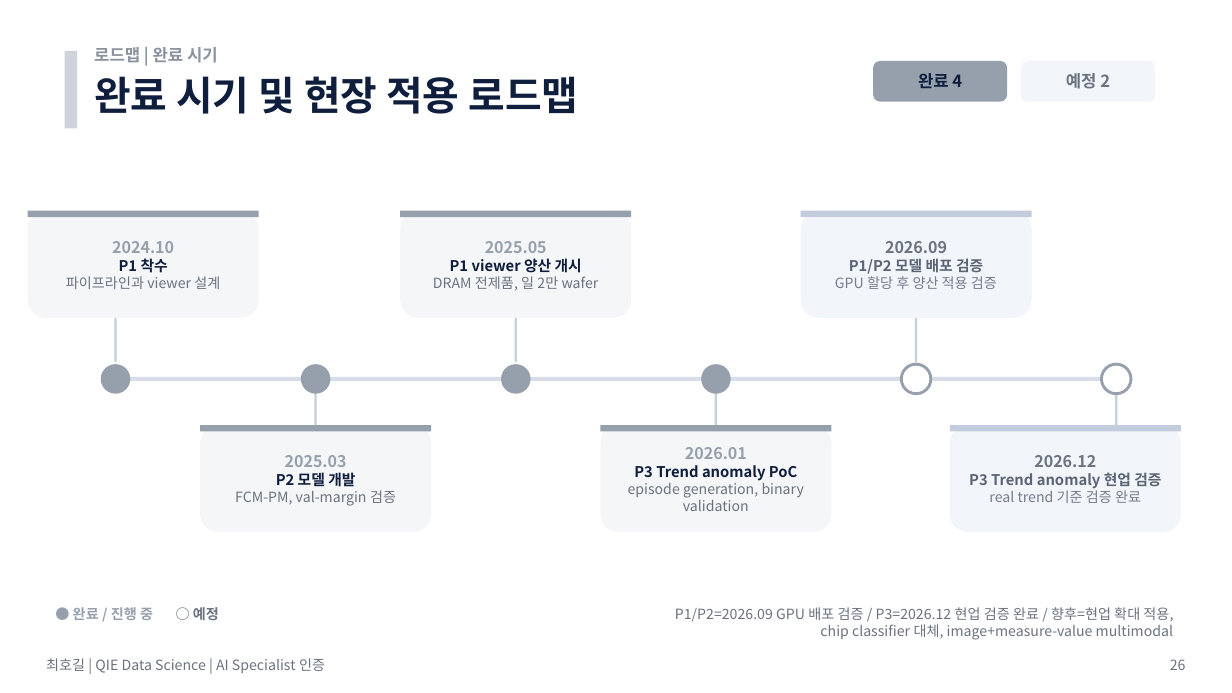
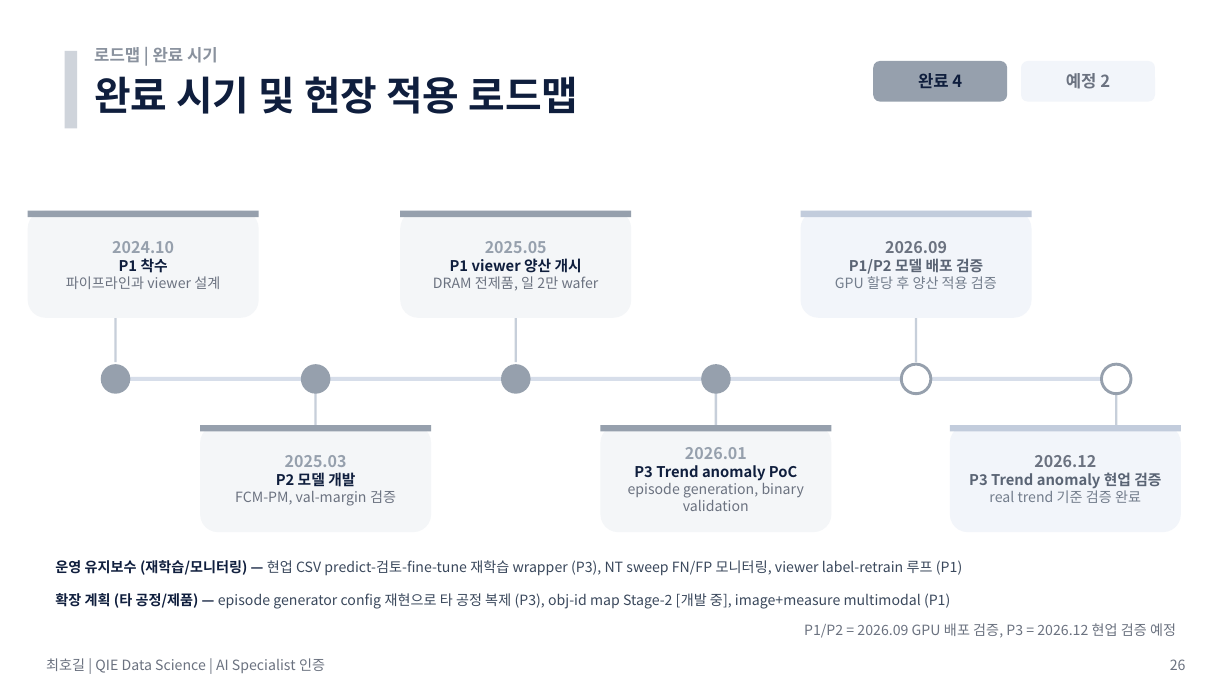
Before and after one commit to hogil/fbm_paper, a slide deck: slide 26 of recommendation/presentation/'26년 AI Specialist 면접 심사 자료_메모리사업부_최호길_평가항목_summary.pptx. Drawn at 1232x693 pixels with LibreOffice and Linux fonts; fonts in the diff are those of the drawing. Boxes give left, top, right and bottom in pixels: in the first picture for what was removed or moved away, otherwise in the second. Text is boxed around its words. In the diff, an @@ line names an element or a change of style, - is before the commit and + after.

```diff
--- a/recommendation/presentation/'26년 AI Specialist 면접 심사 자료_메모리사업부_최호길_평가항목_summary.pptx
+++ b/recommendation/presentation/'26년 AI Specialist 면접 심사 자료_메모리사업부_최호길_평가항목_summary.pptx
@@ text added at (55, 560, 962, 576), 11 pt, text #3A485C @@
+운영 유지보수 (재학습/모니터링) — 현업 CSV predict-검토-fine-tune 재학습 wrapper (P3), NT sweep FN/FP 모니터링, viewer label-retrain 루프 (P1)
@@ text added at (55, 593, 950, 609), 11 pt, text #3A485C @@
+확장 계획 (타 공정/제품) — episode generator config 재현으로 타 공정 복제 (P3), obj-id map Stage-2 [개발 중], image+measure multimodal (P1)
@@ text removed at (73, 607, 153, 620) @@
-● 완료 / 진행 중 ○ 예정
@@ text at (804, 623, 1176, 638): text changed @@
-P1/P2=2026.09 GPU 배포 검증 / P3=2026.12 현업 검증 완료 / 향후=현업 확대 적용, chip classifier 대체, image+measure-value multimodal
+P1/P2 = 2026.09 GPU 배포 검증, P3 = 2026.12 현업 검증 예정
```
Also in this commit, not shown: 4 other slides changed, 2 other files.
